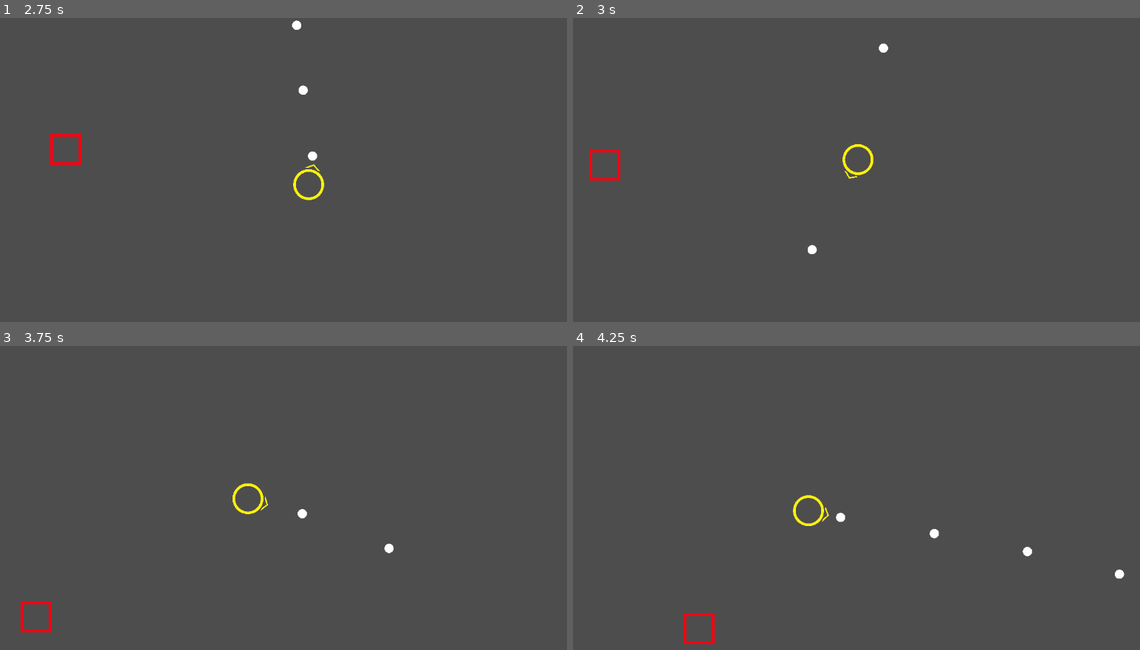
Above: before the commit, frames 1-4 (two rows, left to right).
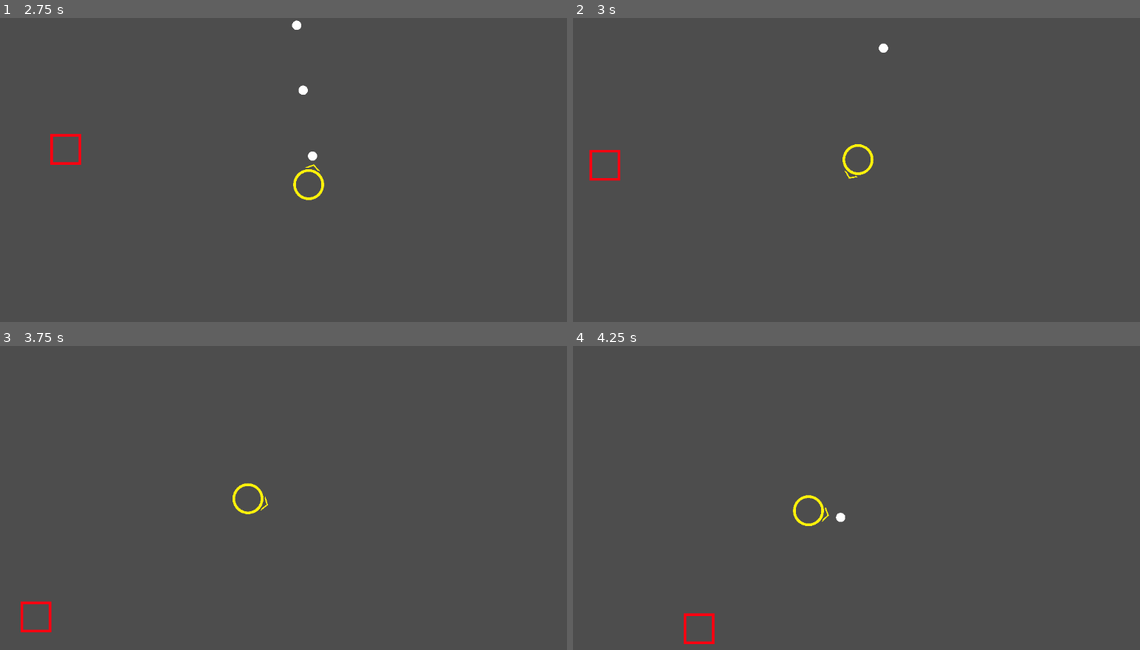
Above: after the commit, the same moments.

Repository: Mooballoono/Geometrical-Fighting
Game: Godot game, scene res://scenes/main.tscn
The game is run twice, just before and just after one commit, with the same random seed, the same clock (stepped at 60 frames per second) and the same inputs.
Inputs (mouse positions are in pixels of both pictures, inside the frame that each line leads up to):
- Up to frame 1 (2.75 s): tap Enter at 0.5 s; move the mouse to (402, 166) at 0.52 s; press the mouse at (402, 166) at 0.53 s; hold D (right) 0.53-1.28 s; move the mouse to (153, 200) at 1.27 s; release the mouse at (153, 200) at 1.28 s; hold S (down) 1.28-2.03 s; click (153, 200) at 1.35 s; move the mouse to (328, 112) at 2.02 s; press the mouse at (328, 112) at 2.03 s; hold D (right) from 2.03 s (still down)
- Up to frame 2 (3 s): move the mouse to (816, 249) at 2.77 s; release D (right) at 2.78 s; release the mouse at (816, 249) at 2.78 s; hold W (up) from 2.78 s (still down); click (816, 249) at 2.85 s
- Up to frame 3 (3.75 s): move the mouse to (447, 561) at 3.52 s; release W (up) at 3.53 s; press the mouse at (447, 561) at 3.53 s; hold A (left) from 3.53 s (still down)
- Up to frame 4 (4.25 s): keep holding A (left)

Frame 1 is identical in both runs. In frame 2, less than 0.1% of the frame differs, in the area x 41-44%, y 74-78%; in frame 3, less than 0.1%; in frame 4, 0.1%, in the area x 62-98%, y 60-77%.

Commit message:
BULLET COLLISION!

Diff:
--- a/scenes/player.tscn
+++ b/scenes/player.tscn
@@ -5,7 +5,7 @@
 [ext_resource type="Texture2D" uid="uid://bsdkgn05woqaa" path="res://graphics/aim.png" id="2_lyev5"]
 
 [sub_resource type="CircleShape2D" id="CircleShape2D_ouei0"]
-radius = 31.0
+radius = 31.0161
 
 [node name="Player" type="CharacterBody2D"]
 script = ExtResource("1_0mp3k")
--- a/scenes/projectiles/bullet.tscn
+++ b/scenes/projectiles/bullet.tscn
@@ -16,3 +16,5 @@
 [node name="CollisionShape2D" type="CollisionShape2D" parent="."]
 scale = Vector2(0.03, 0.03)
 shape = SubResource("CircleShape2D_vw3rv")
+
+[connection signal="body_entered" from="." to="." method="_on_body_entered"]
--- a/scripts/bullet.gd
+++ b/scripts/bullet.gd
@@ -9,8 +9,8 @@
 func _process(delta):
 	position += direction * speed * delta
 
-func on_body_entered(body):
+func _on_body_entered(body:Node2D):
 	print("hit")
-	if body.has_method("hit"):
+	if body.has_method('hit'):
 		body.hit(damage)
 	queue_free()
--- a/scripts/enemy.gd
+++ b/scripts/enemy.gd
@@ -2,9 +2,11 @@
 
 const max_health: int = 10
 var health: int = 10
-var health_percent = health/max_health
+@warning_ignore("integer_division")
+var health_percent = float((health/max_health)*100)
 
 func hit(damage):
 	health -= damage
 	if health <= 0:
+		print("dead")
 		queue_free()
